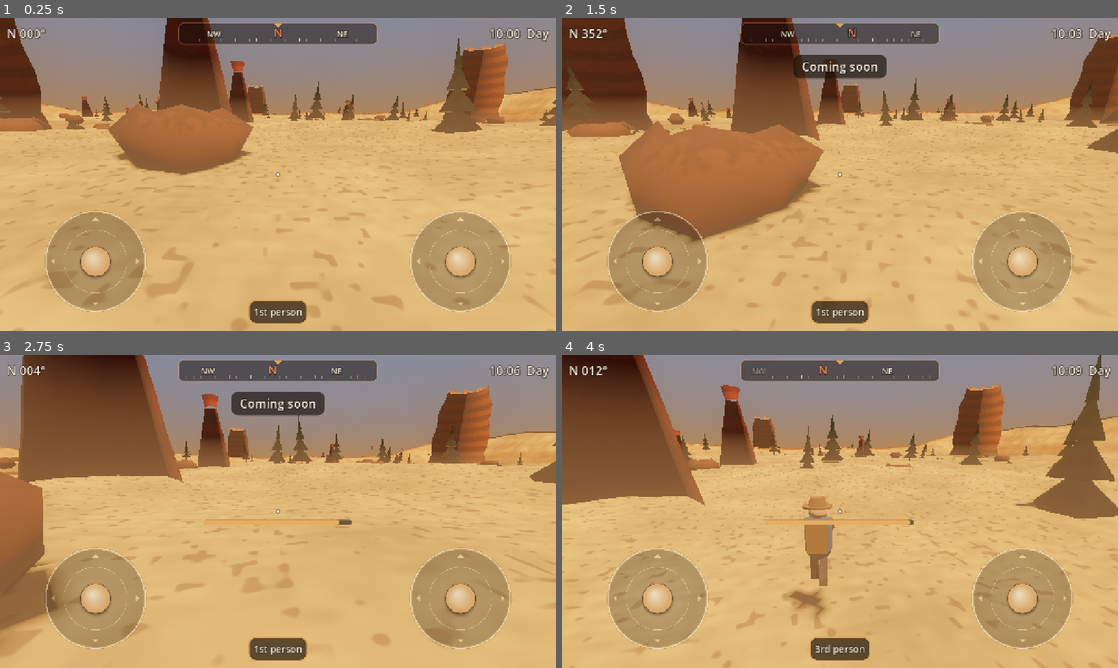
Above: before the commit, frames 1-4 (two rows, left to right).
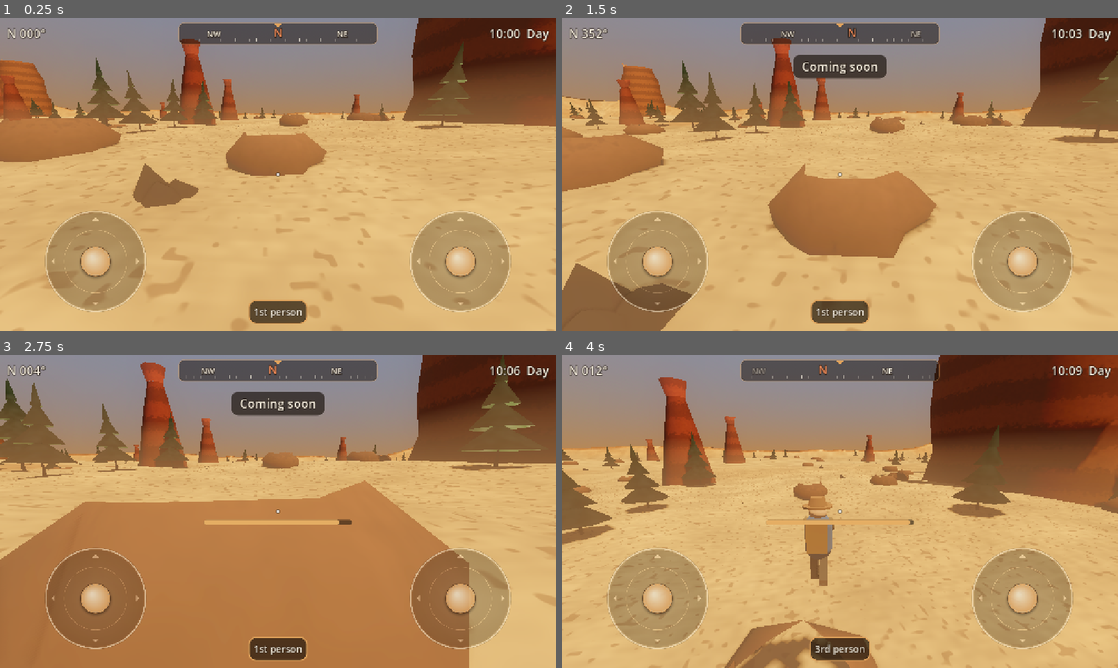
Above: after the commit, the same moments.

Repository: CharlieG42/ZimutAdventure
Game: Godot game, scene res://scenes/world/canyon_playground.tscn
Same seed, same stepped clock (60 frames per second), same inputs: the game is played once before the commit and once after it.
Inputs (mouse positions are in pixels of both pictures, inside the frame that each line leads up to):
- Up to frame 1 (0.25 s): no input
- Up to frame 2 (1.5 s): tap Enter at 0.5 s; move the mouse to (867, 174) at 0.52 s; hold W (move_forward) from 0.53 s (still down); tap E (interact) at 0.6 s; click (867, 174) at 0.67 s; tap Space (jump) at 0.77 s; move the mouse to (812, 174) at 1.27 s; tap C (open_journal) at 1.35 s
- Up to frame 3 (2.75 s): keep holding W (move_forward); tap Space (jump) at 1.52 s; move the mouse to (289, 505) at 2.02 s; hold Shift (sprint) from 2.03 s (still down)
- Up to frame 4 (4 s): keep holding W (move_forward); move the mouse to (834, 517) at 2.77 s; release Shift (sprint) at 2.78 s; tap V (toggle_view) at 2.85 s; click (834, 517) at 2.92 s; tap Space (jump) at 3.02, 3.77 s; move the mouse to (878, 514) at 3.52 s; tap E (interact) at 3.6 s

The runs differ from the first frame. In frame 1, 23% of the frame differs, in the area x 0-100%, y 0-61%; in frame 2, 36%; in frame 3, 62%, in the area x 0-100%, y 0-100%; in frame 4, 32%.

Commit message:
Décor : fin du flottement, collisions alignées, rochers pleins
- Transform3D.rotated/scaled déplaçaient aussi l'origine des instances
  (décor flottant ou enterré, collisions décalées) : base + origine séparées.
- Boulder : pôle supérieur écrasé vers le bas (rocher creux) et déformation
  incohérente sur la couture/pôles.
- Orientation des triangles des rochers/troncs (cull_back).
- Collisions dimensionnées sur le maillage réel ; nouveau test de placement.

Co-Authored-By: Claude Sonnet 5.5 <noreply@anthropic.com>
Claude-Session: https://claude.ai/code/session_0123qAkao26CGrHnZ9bfTHMq

Diff:
--- a/scripts/world/landscape_manager.gd
+++ b/scripts/world/landscape_manager.gd
@@ -16,6 +16,9 @@
 var _collision_body: StaticBody3D
 var _props_root: Node3D
 var _prop_collision: StaticBody3D
+## Transformations de toutes les instances du décor (utile aux tests : le rendu
+## headless ne relit pas les MultiMesh).
+var prop_placements: Array[Transform3D] = []
 
 func _ready() -> void:
 	rng.seed = seed_value
@@ -182,6 +185,7 @@
 	return _height_at(nx, nz)
 
 func _place_props() -> void:
+	prop_placements.clear()
 	_props_root = Node3D.new()
 	_props_root.name = "Props"
 	add_child(_props_root)
@@ -194,16 +198,19 @@
 		_prop_collision.name = "PropCollision"
 		add_child(_prop_collision)
 
-	# [type, nombre, grand rocher ?, rayon, hauteur, sphère ?]
+	# [type, nombre, grand rocher ?, forme sphérique ?, part du rayon du maillage]
 	var rocks := [
-		[RockGenerator.RockType.HOODOO, hoodoo_count, true, 2.2, 13.0, false],
-		[RockGenerator.RockType.BUTTE, butte_count, true, 10.0, 18.0, false],
-		[RockGenerator.RockType.BOULDER, boulder_count, false, 0.8, 1.1, true],
+		[RockGenerator.RockType.HOODOO, hoodoo_count, true, false, 0.7],
+		[RockGenerator.RockType.BUTTE, butte_count, true, false, 0.85],
+		[RockGenerator.RockType.BOULDER, boulder_count, false, true, 0.85],
 	]
 	for rock in rocks:
 		var mesh: ArrayMesh = RockGenerator.generate(rock[0] as RockGenerator.RockType, rng)
+		# Collision calquée sur le maillage réellement généré (tailles aléatoires).
+		var box := mesh.get_aabb()
+		var radius := maxf(box.size.x, box.size.z) * 0.5 * (rock[4] as float)
 		_props_root.add_child(_place_multimesh(mesh, rock[1] as int, rock[2] as bool,
-				rock[3] as float, rock[4] as float, rock[5] as bool))
+				radius, box.size.y, rock[3] as bool, box.position.y + box.size.y * 0.5))
 
 	var plants := [
 		[VegetationGenerator.PlantType.PINE, pine_count, 0.45, 4.0],
@@ -217,7 +224,7 @@
 
 func _place_multimesh(mesh: ArrayMesh, count: int, is_large_rock: bool,
 		collider_radius: float = 0.0, collider_height: float = 0.0,
-		collider_sphere: bool = false) -> MultiMeshInstance3D:
+		collider_sphere: bool = false, collider_center_y: float = -1.0) -> MultiMeshInstance3D:
 	var multimesh := MultiMesh.new()
 	multimesh.transform_format = MultiMesh.TRANSFORM_3D
 	multimesh.mesh = mesh
@@ -230,29 +237,32 @@
 	for i in range(count):
 		var pos := _random_ground_position(is_large_rock)
 		var scale_v := rng.randf_range(0.7, 1.4)
-		var transform := Transform3D.IDENTITY
-		transform.origin = pos
-		transform = transform.rotated(Vector3.UP, rng.randf_range(0.0, TAU))
-		transform = transform.scaled(Vector3.ONE * scale_v)
+		# Attention : Transform3D.rotated()/scaled() appliquent aussi la rotation et l'échelle
+		# à l'ORIGINE (le décor se retrouvait déplacé, flottant ou enterré, et ne
+		# correspondait plus à ses collisions). On construit donc base + origine séparément.
+		var basis := Basis(Vector3.UP, rng.randf_range(0.0, TAU)).scaled(Vector3.ONE * scale_v)
+		var transform := Transform3D(basis, pos)
 		multimesh.set_instance_transform(i, transform)
+		prop_placements.append(transform)
 		if _prop_collision != null and collider_radius > 0.0:
-			_add_prop_shape(pos, scale_v, collider_radius, collider_height, collider_sphere)
+			_add_prop_shape(pos, scale_v, collider_radius, collider_height, collider_sphere,
+					collider_center_y if collider_center_y > -1.0 else collider_height * 0.5)
 
 	return instance
 
-func _add_prop_shape(pos: Vector3, scale_v: float, radius: float, height: float, sphere: bool) -> void:
+func _add_prop_shape(pos: Vector3, scale_v: float, radius: float, height: float, sphere: bool, center_y: float) -> void:
 	var col := CollisionShape3D.new()
 	if sphere:
 		var s := SphereShape3D.new()
 		s.radius = radius * scale_v
 		col.shape = s
-		col.position = pos + Vector3(0.0, radius * scale_v * 0.6, 0.0)
+		col.position = pos + Vector3(0.0, center_y * scale_v, 0.0)
 	else:
 		var c := CylinderShape3D.new()
 		c.radius = radius * scale_v
 		c.height = height * scale_v
 		col.shape = c
-		col.position = pos + Vector3(0.0, height * scale_v * 0.5, 0.0)
+		col.position = pos + Vector3(0.0, center_y * scale_v, 0.0)
 	_prop_collision.add_child(col)
 
 func _random_ground_position(is_large_rock: bool) -> Vector3:
--- a/scripts/world/rock_generator.gd
+++ b/scripts/world/rock_generator.gd
@@ -18,7 +18,26 @@
 	var v = clamp(base.v + rng.randf_range(-0.08, 0.08), 0.0, 1.0)
 	return Color.from_hsv(h, s, v)
 
+## Oriente chaque triangle pour que sa face avant (sens horaire, convention Godot)
+## regarde du côté de la normale fournie. Évite les rochers « creux » (faces vues
+## de l'intérieur avec cull_back).
+static func orient_triangles(vertices: PackedVector3Array, normals: PackedVector3Array, indices: PackedInt32Array) -> PackedInt32Array:
+	var out := indices.duplicate()
+	for i in range(0, out.size() - 2, 3):
+		var a := vertices[out[i]]
+		var b := vertices[out[i + 1]]
+		var c := vertices[out[i + 2]]
+		var facing := (b - a).cross(c - a)
+		var normal := normals[out[i]] + normals[out[i + 1]] + normals[out[i + 2]]
+		# Le produit vectoriel (a,b,c) pointe vers l'intérieur pour une face avant horaire.
+		if facing.dot(normal) > 0.0:
+			var tmp := out[i + 1]
+			out[i + 1] = out[i + 2]
+			out[i + 2] = tmp
+	return out
+
 static func _build_mesh(surfaces: Array) -> ArrayMesh:
+	surfaces[Mesh.ARRAY_INDEX] = orient_triangles(surfaces[Mesh.ARRAY_VERTEX], surfaces[Mesh.ARRAY_NORMAL], surfaces[Mesh.ARRAY_INDEX])
 	var mesh := ArrayMesh.new()
 	mesh.add_surface_from_arrays(Mesh.PRIMITIVE_TRIANGLES, surfaces)
 	mesh.surface_set_material(0, _rock_material())
@@ -171,18 +190,23 @@
 	var uvs := PackedVector2Array()
 	var indices := PackedInt32Array()
 
+	# Déformation par sommet : identique sur la couture (seg 0 = seg N) et aux pôles,
+	# sinon le rocher a une fente et des pointes en haut/en bas.
+	var wobbles := PackedFloat32Array()
+	for ring in range(rings + 1):
+		for seg in range(segments):
+			wobbles.append(1.0 + rng.randf_range(-0.15, 0.15))
 	for ring in range(rings + 1):
 		var phi := float(ring) / rings * PI
+		var pole_wobble := wobbles[ring * segments]
 		for seg in range(segments + 1):
 			var theta := float(seg) / segments * TAU
-			var wobble := 1.0 + rng.randf_range(-0.15, 0.15)
+			var wobble := pole_wobble if (ring == 0 or ring == rings) else wobbles[ring * segments + (seg % segments)]
 			var pos := Vector3(
 				sin(phi) * cos(theta) * radius * wobble,
 				cos(phi) * radius * 0.7 * wobble,
 				sin(phi) * sin(theta) * radius * wobble
 			)
-			if ring == 0:
-				pos.y = -radius * 0.7
 			vertices.append(pos)
 			normals.append(pos.normalized())
 			uvs.append(Vector2(float(seg) / segments, float(ring) / rings))
--- a/scripts/world/vegetation_generator.gd
+++ b/scripts/world/vegetation_generator.gd
@@ -101,6 +101,7 @@
 	return mesh
 
 static func _build_trunk_mesh(vertices: PackedVector3Array, normals: PackedVector3Array, uvs: PackedVector2Array, indices: PackedInt32Array) -> ArrayMesh:
+	indices = RockGenerator.orient_triangles(vertices, normals, indices)
 	var surfaces: Array = []
 	surfaces.resize(Mesh.ARRAY_MAX)
 	surfaces[Mesh.ARRAY_VERTEX] = vertices
--- /dev/null
+++ b/tests/test_props_placement.gd
@@ -0,0 +1,77 @@
+extends SceneTree
+## Décor : posé sur le sol (pas de flottement), faces tournées vers l'extérieur,
+## et collision à la même position que le visuel.
+
+func _init() -> void:
+	await process_frame
+	var errors: Array[String] = []
+	var RockGenerator_: GDScript = load("res://scripts/world/rock_generator.gd")
+
+	# Faces avant : chaque triangle doit regarder du côté de sa normale.
+	var rng := RandomNumberGenerator.new()
+	rng.seed = 11
+	for type in [0, 1, 2]:
+		var mesh: ArrayMesh = RockGenerator_.generate(type, rng)
+		var arr := mesh.surface_get_arrays(0)
+		var v: PackedVector3Array = arr[Mesh.ARRAY_VERTEX]
+		var n: PackedVector3Array = arr[Mesh.ARRAY_NORMAL]
+		var idx: PackedInt32Array = arr[Mesh.ARRAY_INDEX]
+		var bad := 0
+		for i in range(0, idx.size(), 3):
+			var f := (v[idx[i + 1]] - v[idx[i]]).cross(v[idx[i + 2]] - v[idx[i]])
+			var nn := n[idx[i]] + n[idx[i + 1]] + n[idx[i + 2]]
+			# Les facettes quasi parallèles à la vue (écailles aux pôles) sont ignorées.
+			if f.length() > 0.02 and f.normalized().dot(nn.normalized()) > 0.05:
+				bad += 1
+		if bad > 0:
+			errors.append("rocher type %d : %d triangles à l'envers" % [type, bad])
+		# Le boulder doit être un volume fermé (pôle supérieur au-dessus de l'inférieur).
+		if type == 2 and mesh.get_aabb().position.y > -0.3:
+			errors.append("le boulder doit descendre sous son origine")
+
+	var world := (load("res://scenes/world/canyon_playground.tscn") as PackedScene).instantiate()
+	root.add_child(world)
+	await process_frame
+	var landscape := world.get_node("Landscape")
+	var checked := 0
+	for t in landscape.prop_placements:
+		var ground: float = landscape.terrain_height_at(t.origin.x, t.origin.z)
+		checked += 1
+		if absf(t.origin.y - ground) > 0.01:
+			errors.append("décor flottant/enterré : y=%f sol=%f" % [t.origin.y, ground])
+			break
+	if checked < 900:
+		errors.append("trop peu d'instances vérifiées (%d)" % checked)
+
+
+	# Collision : un joueur qui marche vers un rocher ne le traverse pas.
+	var player := world.get_node("Player") as CharacterBody3D
+	for which in [0, 40 + 12]:  # un hoodoo, un boulder
+		var t: Transform3D = landscape.prop_placements[which]
+		var target := t.origin
+		var from := target + Vector3(14.0, 0.0, 0.0)
+		from.y = landscape.terrain_height_at(from.x, from.z) + 1.5
+		player.global_position = from
+		player.velocity = Vector3.ZERO
+		var d := target - from
+		player.rotation.y = atan2(-d.x, -d.z)
+		player.set_joystick_vector(Vector2(0, -1))
+		var nearest := 999.0
+		for i in 150:
+			await physics_frame
+			nearest = minf(nearest, Vector2(player.global_position.x - target.x, player.global_position.z - target.z).length())
+		player.set_joystick_vector(Vector2.ZERO)
+		if nearest < 0.5:
+			errors.append("le joueur a traversé le décor #%d (distance min %f)" % [which, nearest])
+
+	var col := landscape.get_node_or_null("PropCollision")
+	if col == null or col.get_child_count() < 300:
+		errors.append("collisions du décor manquantes")
+
+	if errors.is_empty():
+		print("TEST_PROPS_PLACEMENT: PASS (%d instances)" % checked)
+		quit(0)
+	else:
+		for e in errors:
+			printerr("TEST_PROPS_PLACEMENT FAIL: ", e)
+		quit(1)
Not shown, added: tests/test_props_placement.gd.uid
